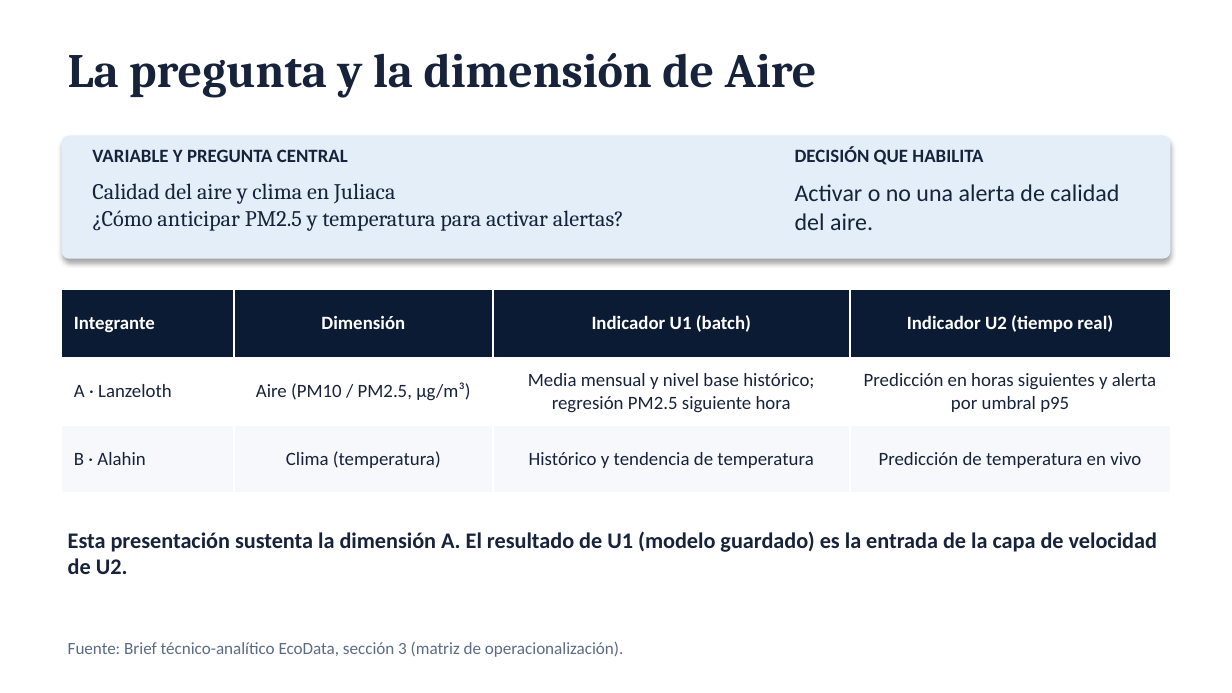
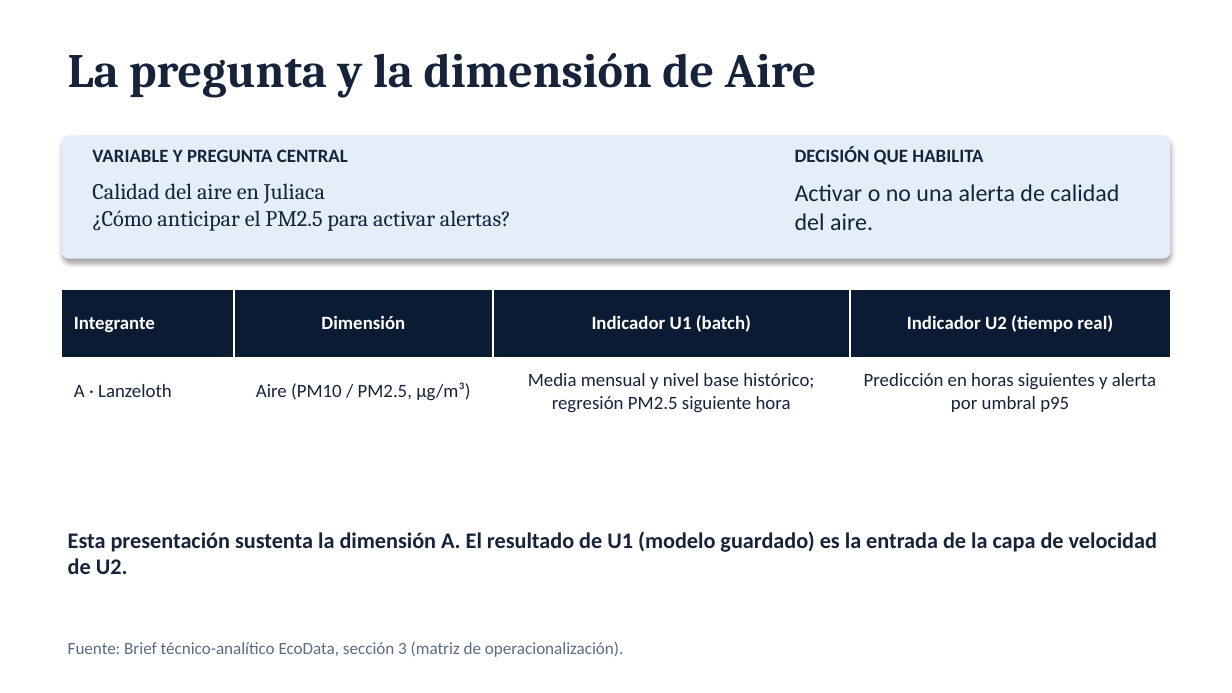
Before and after one commit to Lanzeloth03/lambda26-bigdata, a slide deck: slide 2 of u1-aire/EcoData_U1_Aire_Lanzeloth.pptx. Drawn at 1232x693 pixels with LibreOffice and Linux fonts; fonts in the diff are those of the drawing. Boxes give left, top, right and bottom in pixels: in the first picture for what was removed or moved away, otherwise in the second. Text is boxed around its words. In the diff, an @@ line names an element or a change of style, - is before the commit and + after.

```diff
--- a/u1-aire/EcoData_U1_Aire_Lanzeloth.pptx
+++ b/u1-aire/EcoData_U1_Aire_Lanzeloth.pptx
@@ text at [92, 183, 511, 231]: text changed @@
-Calidad del aire y clima en Juliaca
-¿Cómo anticipar PM2.5 y temperatura para activar alertas?
+Calidad del aire en Juliaca
+¿Cómo anticipar el PM2.5 para activar alertas?
@@ table at [62, 290, 1170, 493] @@
-row 3: B · Alahin | Clima (temperatura) | Histórico y tendencia de temperatura | Predicción de temperatura en vivo
```
Also in this commit, not shown: 48 other files.
